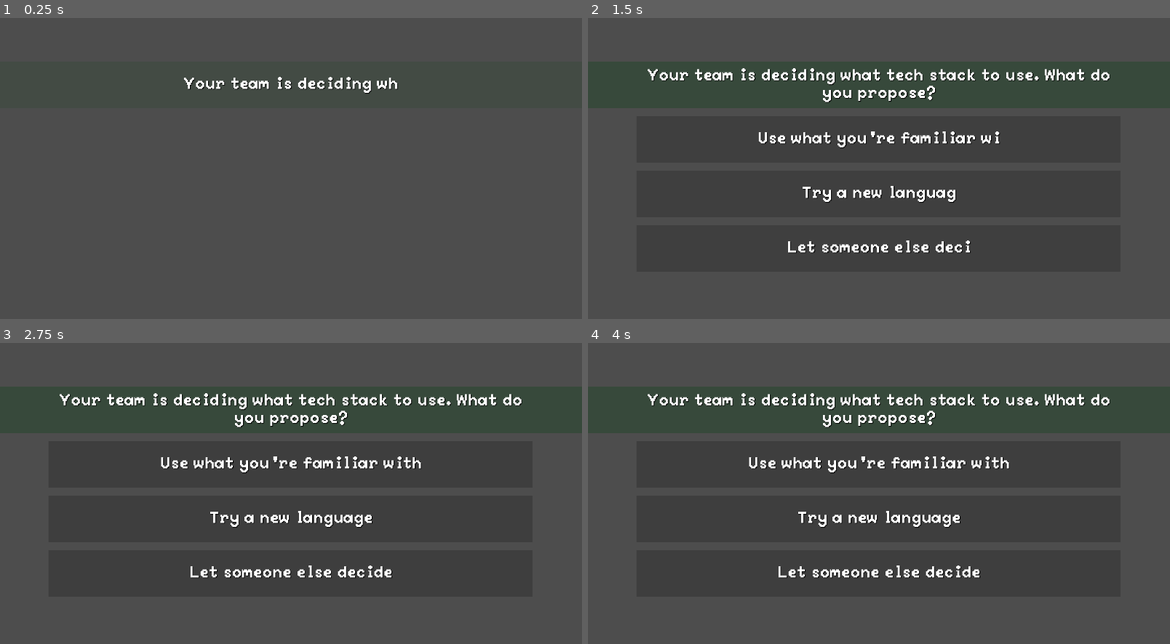
Above: before the commit, frames 1-4 (two rows, left to right).
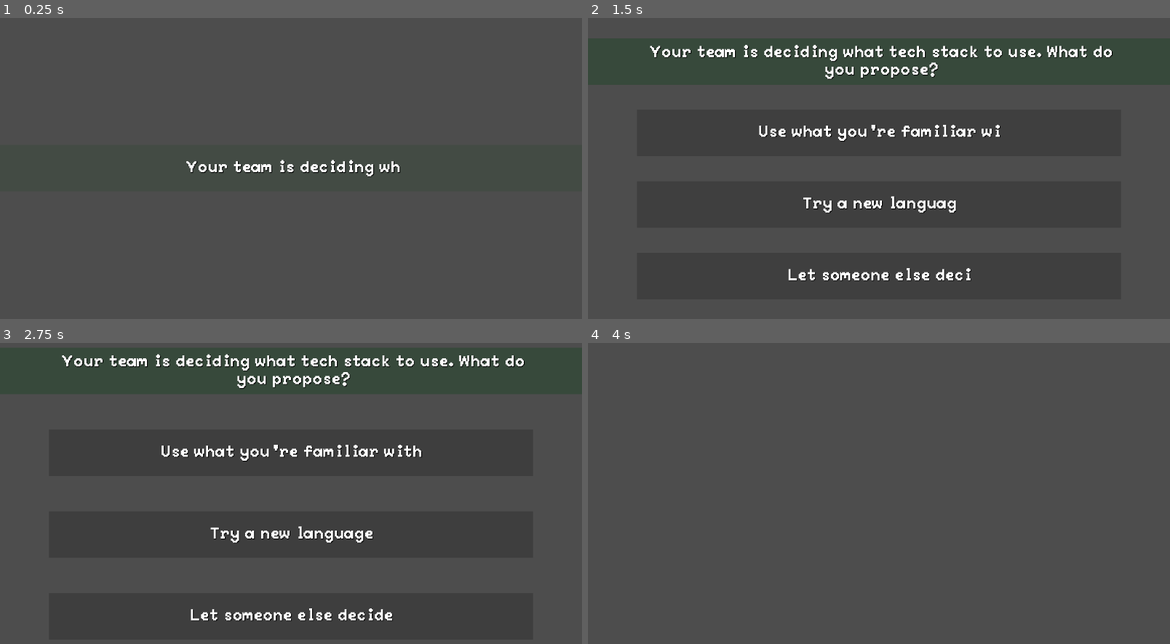
Above: after the commit, the same moments.

Repository: yuwex/bitcamp2025
Game: Godot game, scene res://scenes/station/event interface/eventinterface.tscn
Same seed, same stepped clock (60 frames per second), same inputs: the game is played once before the commit and once after it. This scene is started directly instead of the project's main scene.
Inputs (mouse positions are in pixels of both pictures, inside the frame that each line leads up to):
- Up to frame 1 (0.25 s): no input
- Up to frame 2 (1.5 s): hold D (right) 0.53-1.28 s; hold Shift (sprint) 0.53-1.28 s; hold S (down) from 1.28 s (still down); tap Shift (sprint) at 1.35 s
- Up to frame 3 (2.75 s): release S (down) at 2.03 s; hold D (right) from 2.03 s (still down); hold Shift (sprint) from 2.03 s (still down)
- Up to frame 4 (4 s): release D (right) at 2.75 s; release Shift (sprint) at 2.75 s; click (884, 463) at 2.77 s; hold W (up) from 3.53 s (still down); tap Shift (sprint) at 3.6 s

The runs differ from the first frame. In frame 1, 1.4% of the frame differs, in the area x 31-69%, y 19-53%; in frame 2, 7.4%; in frame 3, 8.4%, in the area x 10-91%, y 3-93%; in frame 4, 4.3%.

Commit message:
update eventinterface, work on stats
:) :) :) (cool animations now!)

Diff:
--- a/scenes/gamelogic/stats.gd
+++ b/scenes/gamelogic/stats.gd
@@ -1,4 +1,6 @@
 class_name Stats
+
+signal effect_applied(statchangetype, value)
 
 enum StatType {
 	HUNGER,
@@ -25,6 +27,8 @@
 		StatType.PROJ_USER_EXPERIENCE: 0
 	}
 
-func modify():
+func apply_effect(effect: Event.Effect):
+
+	# ... more code here
 
 	pass
--- a/scenes/station/event interface/eventinterface.gd
+++ b/scenes/station/event interface/eventinterface.gd
@@ -1,4 +1,6 @@
 extends CanvasLayer
+
+signal completed
 
 var event: Event
 
@@ -8,6 +10,7 @@
 @onready var description: Label = $Description
 @onready var option_template: Label = $Option
 @onready var desc_anim: AnimationPlayer = $Description/AnimationPlayer
+
 
 func _ready() -> void:
 
@@ -48,27 +51,44 @@
 		timer.connect('timeout', func(): button.disabled = false)
 
 
-func _process(_delta: float):
+func _process(delta: float):
 	var i = 0
 
-	var screen_width = get_viewport().get_visible_rect().size.y
+	var screen_height = get_viewport().get_visible_rect().size.y
+	var enabled = 0
+
+	for item in items:
+		if item.visible:
+			enabled += 1
 
 	for item in items:
 
-		# add easing
+		var ty = (i * screen_height) / enabled + (screen_height / 2) / enabled - 50
 
-		var y = (i * screen_width / 1.5) / len(items) + (screen_width / 1.5) / 4
-
-		print(y)
-		item.position.y = y
+		item.position = item.position.lerp(Vector2(item.position.x, ty), delta * 4)
 
 		i += 1
 
 
 func option_chosen(option: Event.Option):
+	print('inner')
+
 	for button in buttons:
 		button.disabled = true
 
-	# TODO: Some sort of callback with the option passed
+	for item in items:
+		var children = item.get_children()
+		var anim: AnimationPlayer = children[children.find_custom(func(child): return child is AnimationPlayer)]
 
-	# TODO: Some sort of animation when choice is chosen
+		if item.text != option.description:
+			anim.play('disappear')
+		else:
+			anim.play('selected')
+
+
+	# TODO: Call all option effects
+	# option.effects ...
+
+	await get_tree().create_timer(1).timeout
+
+	completed.emit()
--- a/scenes/station/event interface/eventinterface.tscn
+++ b/scenes/station/event interface/eventinterface.tscn
@@ -212,6 +212,8 @@
 &"selected": SubResource("Animation_bsekk")
 }
 
+[sub_resource type="StyleBoxEmpty" id="StyleBoxEmpty_yq7ml"]
+
 [node name="EventInterface" type="CanvasLayer"]
 script = ExtResource("1_euec8")
 
@@ -221,10 +223,10 @@
 anchor_top = 0.5
 anchor_right = 0.5
 anchor_bottom = 0.5
-offset_left = -480.0
-offset_top = -224.0
-offset_right = 480.0
-offset_bottom = -131.0
+offset_left = -475.0
+offset_top = -52.0
+offset_right = 485.0
+offset_bottom = 41.0
 grow_horizontal = 2
 grow_vertical = 2
 theme_override_colors/font_shadow_color = Color(0, 0, 0, 1)
@@ -256,16 +258,15 @@
 }
 
 [node name="Option" type="Label" parent="."]
-visible = false
 anchors_preset = 8
 anchor_left = 0.5
 anchor_top = 0.5
 anchor_right = 0.5
 anchor_bottom = 0.5
-offset_left = -480.0
-offset_top = -24.0
-offset_right = 480.0
-offset_bottom = 69.0
+offset_left = -479.0
+offset_top = -48.0
+offset_right = 481.0
+offset_bottom = 45.0
 grow_horizontal = 2
 grow_vertical = 2
 theme_override_colors/font_color = Color(1, 1, 1, 1)
@@ -281,6 +282,23 @@
 metadata/_edit_use_anchors_ = true
 metadata/_edit_group_ = true
 
+[node name="DescriptionBox" type="ColorRect" parent="Option"]
+z_index = -1
+layout_mode = 1
+anchors_preset = 15
+anchor_right = 1.0
+anchor_bottom = 1.0
+grow_horizontal = 2
+grow_vertical = 2
+scale = Vector2(0.997866, 0.989587)
+color = Color(0.172549, 0.172549, 0.172549, 0)
+metadata/_edit_use_anchors_ = true
+
+[node name="AnimationPlayer" type="AnimationPlayer" parent="Option"]
+libraries = {
+&"": SubResource("AnimationLibrary_m8ahj")
+}
+
 [node name="Button" type="Button" parent="Option"]
 texture_filter = 1
 layout_mode = 1
@@ -292,22 +310,6 @@
 scale = Vector2(1.02808, 1)
 theme_override_fonts/font = ExtResource("2_yq7ml")
 theme_override_font_sizes/font_size = 32
+theme_override_styles/focus = SubResource("StyleBoxEmpty_yq7ml")
 flat = true
 metadata/_edit_use_anchors_ = true
-
-[node name="DescriptionBox" type="ColorRect" parent="Option"]
-z_index = -1
-layout_mode = 1
-anchors_preset = 15
-anchor_right = 1.0
-anchor_bottom = 1.0
-grow_horizontal = 2
-grow_vertical = 2
-scale = Vector2(0.997866, 0.989587)
-color = Color(0.172549, 0.172549, 0.172549, 0)
-metadata/_edit_use_anchors_ = true
-
-[node name="AnimationPlayer" type="AnimationPlayer" parent="Option"]
-libraries = {
-&"": SubResource("AnimationLibrary_m8ahj")
-}
Not shown: 1 places in scenes/station/event interface/eventinterface.tscn that only renumber resources
